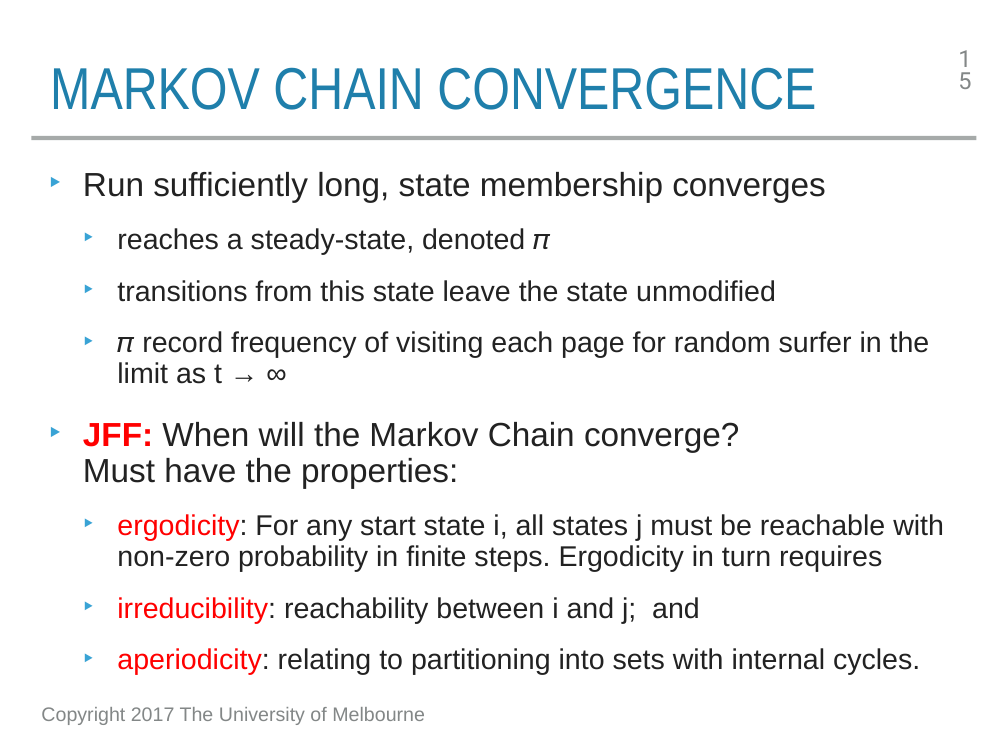
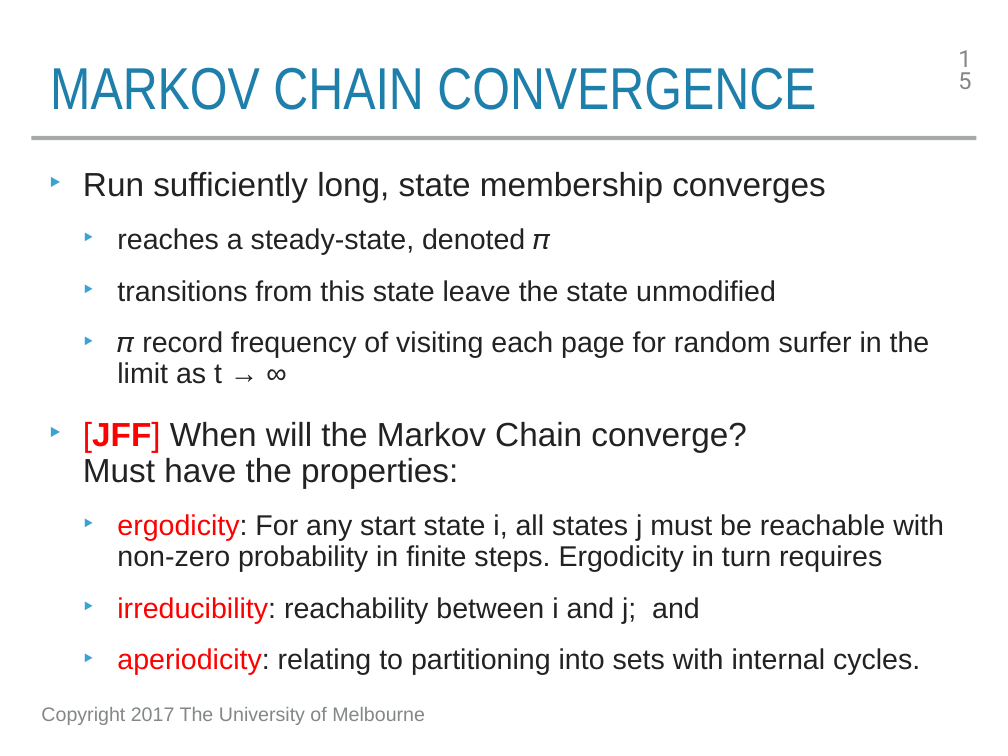
Before and after one commit to trevorcohn/comp90042, a slide deck: slide 15 of slides/WSTA_L18_web_graph.pptx. Drawn at 1008x756 pixels with LibreOffice and Linux fonts; fonts in the diff are those of the drawing. Boxes give left, top, right and bottom in pixels: in the first picture for what was removed or moved away, otherwise in the second. Text is boxed around its words. In the diff, an @@ line names an element or a change of style, - is before the commit and + after.

```diff
--- a/slides/WSTA_L18_web_graph.pptx
+++ b/slides/WSTA_L18_web_graph.pptx
@@ text at box(83, 422, 746, 488): text changed @@
-‣ JFF: When will the Markov Chain converge?
-  Must have the properties:
+‣ [JFF] When will the Markov Chain converge?
+  Must have the properties:
```
Also in this commit, not shown: 1 other slide changed, 2 other files.
